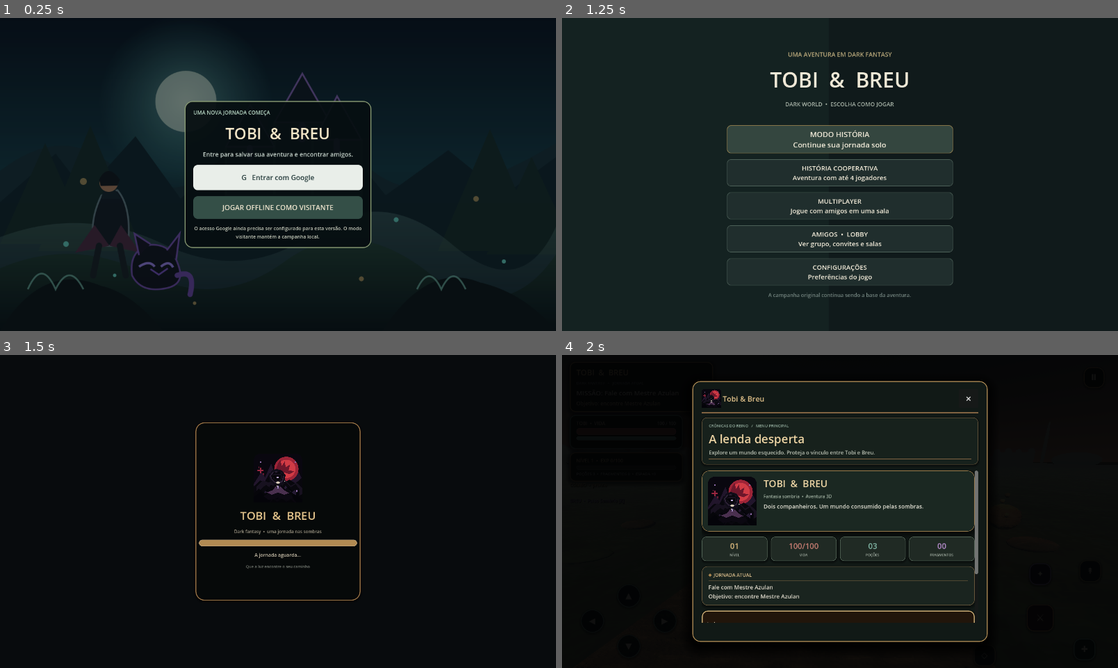
Above: before the commit, frames 1-4 (two rows, left to right).
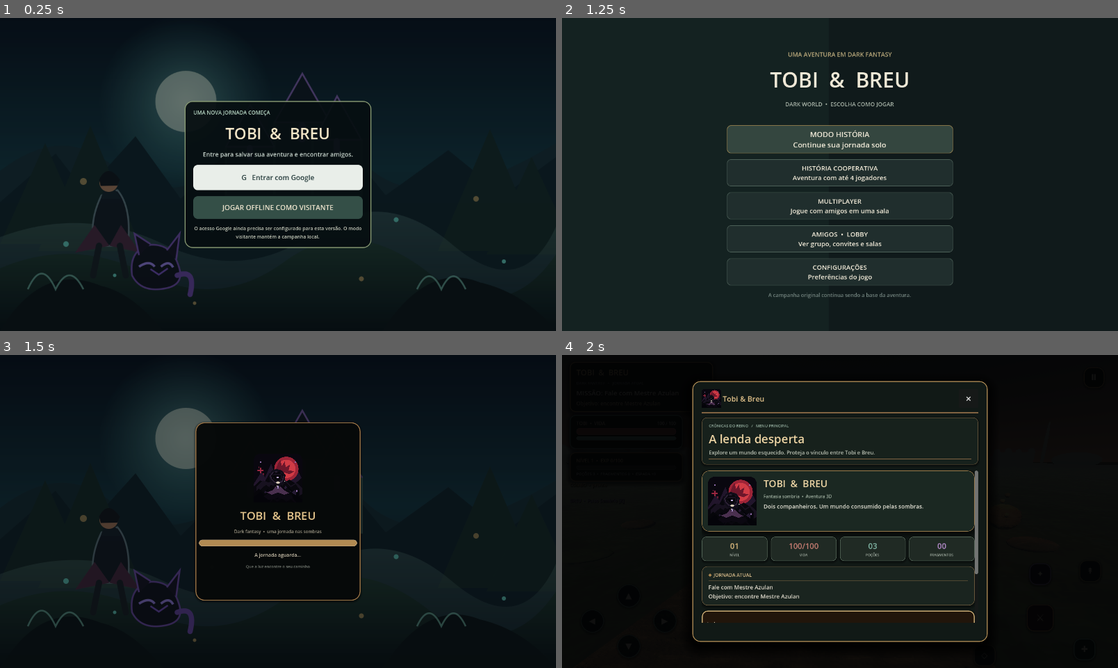
Above: after the commit, the same moments.

Repository: REALMLIFE-design/dark-fantasia-tobi-e-breu-
Game: Godot game, scene res://scenes/login.tscn
Two runs of this game, one before a commit and one after it. Both use one fixed random seed, a clock stepped at 60 frames per second and the inputs below.
Inputs:
- Up to frame 1 (0.25 s): no input
- Up to frame 2 (1.25 s): click "JOGAR OFFLINE COMO VISITANTE" at 0.5 s
- Up to frame 3 (1.5 s): click "MODO HISTÓRIA Continue sua jo…" at 1.25 s
- Up to frame 4 (2 s): no input

Frames 1-2 are identical in both runs. In frame 3, 7.1% of the frame differs, in the area x 0-100%, y 10-92%; in frame 4, nothing differs.

Commit message:
Use Dark World key art on gameplay loading screen

Diff:
--- a/scripts/world.gd
+++ b/scripts/world.gd
@@ -146,10 +146,16 @@
 	loading_root.name = "LoadingRoot"
 	loading_root.set_anchors_and_offsets_preset(Control.PRESET_FULL_RECT)
 	loading_layer.add_child(loading_root)
-	var backdrop := ColorRect.new()
+	var backdrop := TextureRect.new()
 	backdrop.set_anchors_and_offsets_preset(Control.PRESET_FULL_RECT)
-	backdrop.color = Color("080b0d")
+	backdrop.texture = load("res://assets/ui/dark_world_key_art.svg")
+	backdrop.expand_mode = TextureRect.EXPAND_IGNORE_SIZE
+	backdrop.stretch_mode = TextureRect.STRETCH_KEEP_ASPECT_COVERED
 	loading_root.add_child(backdrop)
+	var backdrop_shade := ColorRect.new()
+	backdrop_shade.set_anchors_and_offsets_preset(Control.PRESET_FULL_RECT)
+	backdrop_shade.color = Color(0.015, 0.025, 0.035, 0.58)
+	loading_root.add_child(backdrop_shade)
 	var frame := PanelContainer.new()
 	frame.set_anchors_preset(Control.PRESET_CENTER)
 	frame.position = Vector2(-190.0, -205.0)
